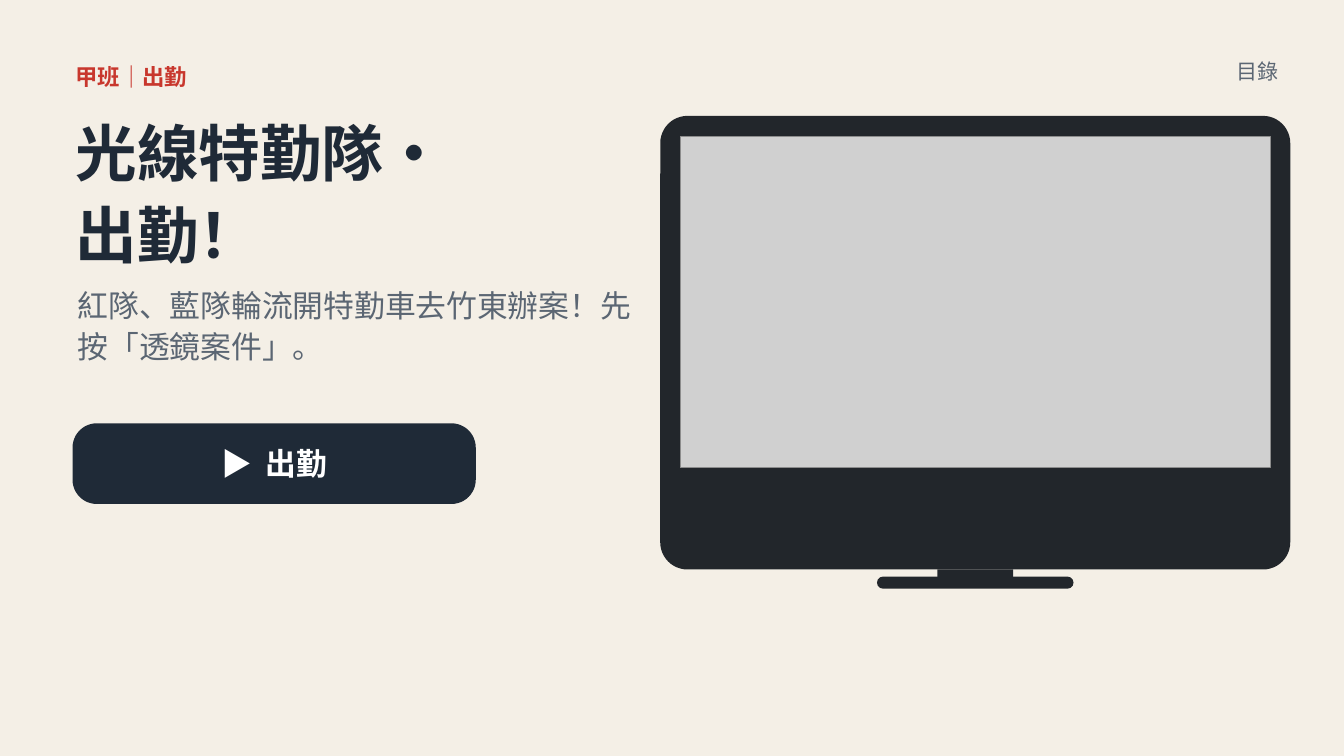
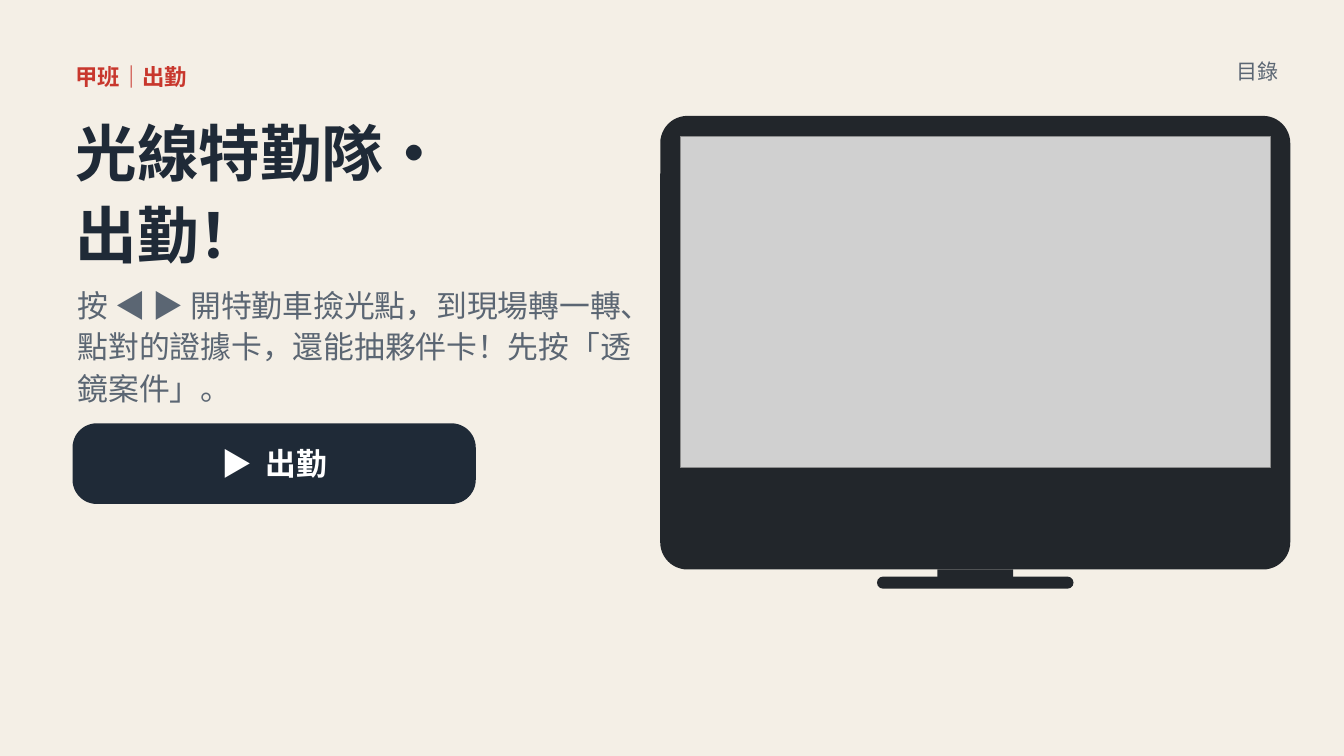
Before and after one commit to classtools1020/classtools1020.github.io, a slide deck: slide 7 of light-refract/1016/slides.pptx. Drawn at 1344x756 pixels with LibreOffice and Linux fonts; fonts in the diff are those of the drawing; grey boxes stand for pictures. Boxes give left, top, right and bottom in pixels: in the first picture for what was removed or moved away, otherwise in the second. Text is boxed around its words. In the diff, an @@ line names an element or a change of style, - is before the commit and + after.

```diff
--- a/light-refract/1016/slides.pptx
+++ b/light-refract/1016/slides.pptx
@@ text at <box>78,291,651,403</box>: text changed @@
-紅隊、藍隊輪流開特勤車去竹東辦案！先按「透鏡案件」。
+按 ◀ ▶ 開特勤車撿光點，到現場轉一轉、點對的證據卡，還能抽夥伴卡！先按「透鏡案件」。
```
Also in this commit, not shown: 1 other slide changed, 7 other files.
